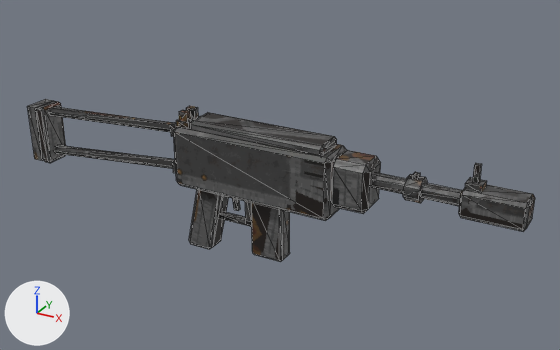
What one commit did to the Blender file Misc/quakevr/src_models/blend/v_gruntgun/v_gruntgun.blend.
Rendered twice from a 50 mm camera at (43.1, -62.6, 37.7) aimed at (7.3, 2.4, 5.3). Every picture has the same lights, and +X, +Y and +Z are marked at lower left. The picture after the commit comes second. Mesh edges are drawn as thin lines.

The older version as bpy lines, for what is in view:
```python
me_v_gruntgun = bpy.data.meshes.new('v_gruntgun')
me_v_gruntgun.from_pydata(...)  # 336 vertices, 508 faces; spans x -24.0..33.2, y -2.2..2.4, z -3.9..11.6
me_v_gruntgun.polygons.foreach_set('use_smooth', [True] * 508)
me_v_gruntgun.materials.append(mat_v_gruntgun)  # picture img_v_gruntgun_skin0
ob_v_gruntgun = bpy.data.objects.new('v_gruntgun', me_v_gruntgun)
ob_v_gruntgun.location = (0.0, 0.0, 0.0)
```
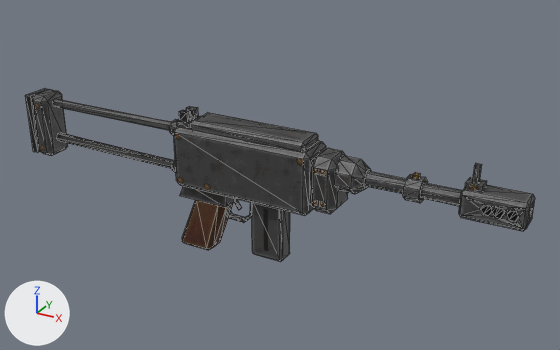
Boxes (x1, y1, x2, y2) around the edits, measured in the pictures (560 x 350 px; the box of a moved part takes in the faces that stretch with it):
```json
{"object": "v_gruntgun", "change": "reshaped", "before": [27, 99, 535, 262], "after": [26, 88, 535, 262], "on screen": "7% taller"}
{"part": 1, "of": "me_v_gruntgun", "change": "added", "after": [169, 119, 178, 135]}
{"part": 2, "of": "me_v_gruntgun", "change": "moved or reshaped", "before": [50, 107, 173, 132], "after": [52, 99, 171, 130]}
{"part": 3, "of": "me_v_gruntgun", "change": "added", "after": [26, 88, 49, 153]}
{"part": 4, "of": "me_v_gruntgun", "change": "rebuilt", "before": [36, 101, 66, 163], "after": [33, 89, 68, 156], "on screen": "16% wider, 8% taller"}
{"part": 5, "of": "me_v_gruntgun", "change": "rebuilt", "before": [189, 189, 229, 249], "after": [182, 200, 234, 250], "on screen": "29% wider, 16% shorter"}
{"part": 6, "of": "me_v_gruntgun", "change": "rebuilt", "before": [331, 150, 381, 214], "after": [334, 156, 371, 194], "on screen": "25% narrower, 40% shorter"}
{"part": 7, "of": "me_v_gruntgun", "change": "rebuilt", "before": [55, 145, 175, 169], "after": [56, 133, 174, 169], "on screen": "48% taller"}
{"part": 8, "of": "me_v_gruntgun", "change": "deleted", "before": [27, 99, 53, 161]}
{"part": 9, "of": "me_v_gruntgun", "change": "deleted", "before": [170, 122, 178, 137], "on screen": "mostly hidden"}
{"part": 10, "of": "me_v_gruntgun", "change": "cut back", "before": [175, 113, 463, 227], "after": [175, 113, 463, 223]}
{"part": 11, "of": "me_v_gruntgun", "change": "added", "after": [460, 195, 535, 229]}
{"part": 12, "of": "me_v_gruntgun", "change": "surface changed", "before": [173, 106, 535, 262], "after": [173, 106, 535, 262]}
```

The change, as JSON lines over the scene's bpy script:
```json
{"block": "me_v_gruntgun", "where": "# used by ob_v_gruntgun; location = (0.0, 0.0, 0.0)"}
{"op": "remove", "block": "me_v_gruntgun", "code": "me_v_gruntgun.from_pydata(...)  # 336 vertices, 508 faces; spans x -24.0..33.2, y -2.2..2.4, z -3.9..11.6"}
{"op": "add", "block": "me_v_gruntgun", "code": "me_v_gruntgun.from_pydata(...)  # 481 vertices, 740 faces; spans x -24.0..33.2, y -2.3..2.4, z -4.1..11.6"}
{"block": "me_v_gruntgun", "change": "me_v_gruntgun part 1: the loose piece of 16 vertices spanning x 22.0..23.5, y -1.1..1.1, z 7.0..9.2 is copied, and the copy is scaled about its middle by (1, 0.712, 0.707), then moved by (-26.2, 0.0, 1.2); it spans x -4.2..-2.7, y -0.8..0.8, z 8.5..10.1"}
{"block": "me_v_gruntgun", "change": "me_v_gruntgun part 2: the loose piece of 12 vertices spanning x -21.7..-3.7, y -0.5..0.5, z 7.7..9.7 is multiplied about its middle by the matrix ((0.932, 0.0, 0.055), (0.055, 0.0, -0.932), (0.0, 0.934, 0.0)), then moved by (0.2, 0.0, 0.6)"}
{"block": "me_v_gruntgun", "change": "me_v_gruntgun part 3: a new loose piece, a box spanning x -23.97..-23.22, y -1.54..1.56, z 3.21..10.2, in mat_v_gruntgun (picture img_v_gruntgun_skin0)"}
{"block": "me_v_gruntgun", "change": "me_v_gruntgun part 4: the loose piece of 24 vertices spanning x -23.0..-21.5, y -1.6..1.6, z 2.1..9.0 is rebuilt with 24 vertices and now spans x -23.2..-21.0, y -1.7..1.7, z 3.0..10.4"}
{"block": "me_v_gruntgun", "change": "me_v_gruntgun part 5: the loose piece of 24 vertices spanning x -2.5..2.2, y -1.2..1.2, z -3.9..3.8 is rebuilt with 20 vertices and now spans x -3.4..2.7, y -1.3..1.3, z -4.1..2.1"}
{"block": "me_v_gruntgun", "change": "me_v_gruntgun part 6: the loose piece of 24 vertices spanning x 14.9..18.8, y -1.9..1.8, z 5.0..10.0 is rebuilt with 24 vertices and now spans x 15.3..18.1, y -1.6..1.6, z 6.5..9.6"}
{"block": "me_v_gruntgun", "change": "me_v_gruntgun part 7: the loose piece of 12 vertices spanning x -21.7..-3.7, y -0.5..0.5, z 3.0..5.5 is rebuilt with 12 vertices and now spans x -21.0..-3.9, y -0.5..0.5, z 4.5..5.6"}
{"block": "me_v_gruntgun", "change": "me_v_gruntgun part 8: the loose piece of 8 vertices spanning x -24.0..-22.7, y -1.5..1.5, z 2.3..8.9 is deleted"}
{"block": "me_v_gruntgun", "change": "me_v_gruntgun part 9: the loose piece of 8 vertices spanning x -3.9..-2.7, y -0.9..0.9, z 8.6..9.9 is deleted"}
{"block": "me_v_gruntgun", "change": "me_v_gruntgun part 10: 38 vertices moved from x 3.0..18.6, y -2.2..2.2, z 1.4..11.1 to x 3.2..17.8, y -2.2..2.2, z 1.4..11.1; 18 vertices removed from x 1.0..5.5, y -0.4..0.4, z 0.0..3.7; 98 vertices added at x -2.9..15.6, y -2.3..2.2, z 0.2..9.9"}
{"block": "me_v_gruntgun", "change": "me_v_gruntgun part 11: 53 vertices added at x 29.2..33.2, y -1.3..1.4, z 7.6..8.6"}
{"block": "me_v_gruntgun", "change": "me_v_gruntgun part 12: 267 kept faces spanning x -2.9..33.2, y -2.2..2.2, z -3.0..11.6 get new texture (UV) coordinates"}
{"block": "me_v_gruntgun", "change": "other edits to the shape of me_v_gruntgun do not show in these pictures"}
```
